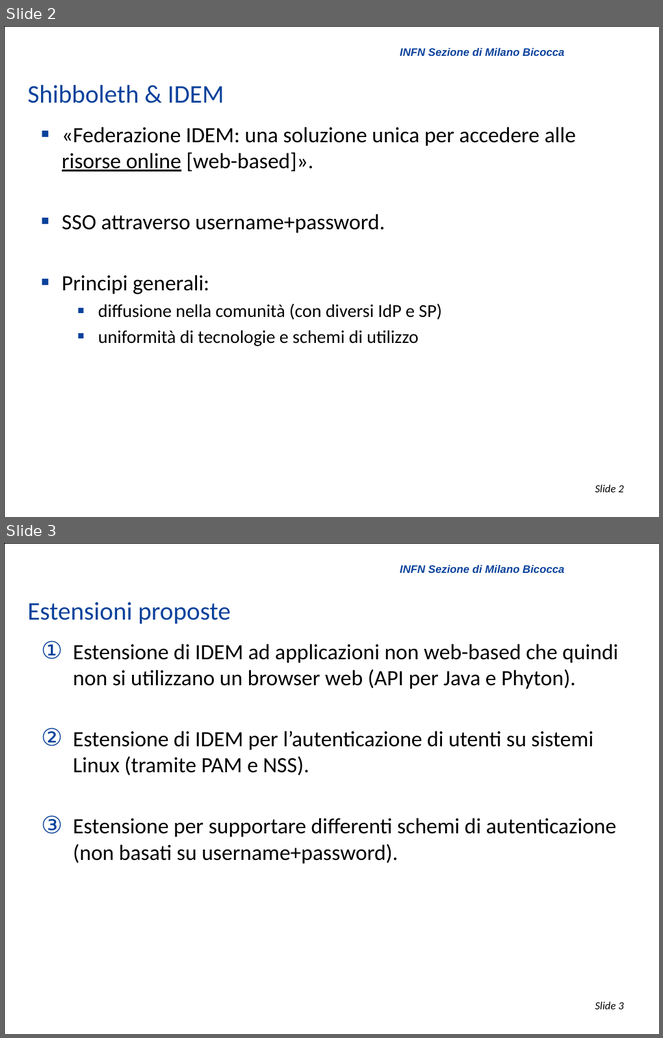
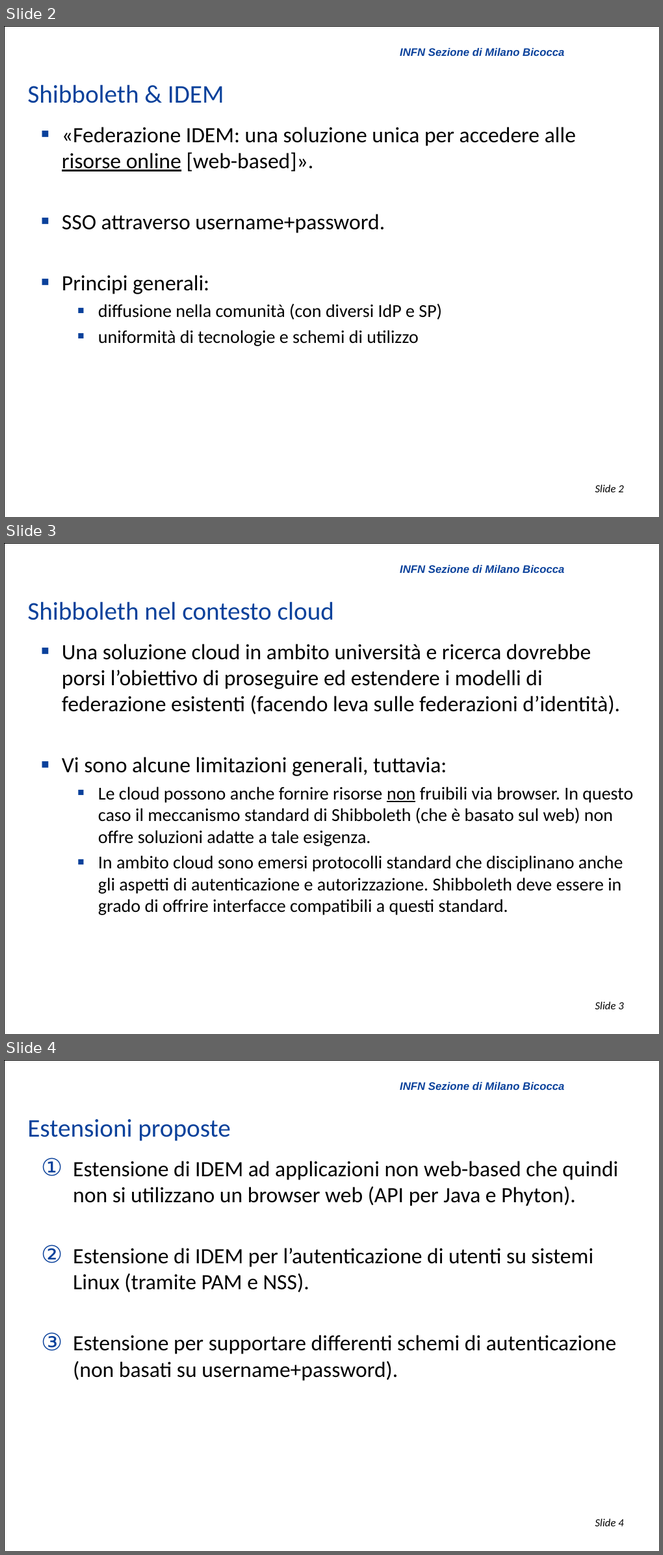
Before and after one commit to biancini/Shibboleth-Authentication, a slide deck: ShibbolethExtensions.pptx. Shown one above the other, each under a label of ours: slides 2 and 3 before the commit, slides 2, 3 and 4 after it. The pictures are 663x1038 and 663x1555 pixels, drawn with LibreOffice and Linux fonts; fonts in the diff are those of the drawing; background and template pictures are left out. Boxes give left, top, right and bottom in pixels: in the first picture for what was removed or moved away, otherwise in the second. Text is boxed around its words. In the diff, an @@ line names an element or a change of style, - is before the commit and + after.

```diff
--- a/ShibbolethExtensions.pptx
+++ b/ShibbolethExtensions.pptx
@@ slide 3 added at (4, 543, 659, 1034), background #FFFFFF; not listed: 3 template elements that a slide beside it also shows @@
@@ title added at (27, 601, 334, 620), 28 pt, text #0A419B @@
+Shibboleth nel contesto cloud
@@ text added at (62, 644, 633, 915), 20 pt, text #000000 @@
+  ■ Una soluzione cloud in ambito università e ricerca dovrebbe porsi l’obiettivo di proseguire ed estendere i modelli di federazione esistenti (facendo leva sulle federazioni d’identità).
+  ■ Vi sono alcune limitazioni generali, tuttavia:
+  ■ Le cloud possono anche fornire risorse non fruibili via browser. In questo caso il meccanismo standard di Shibboleth (che è basato sul web) non offre soluzioni adatte a tale esigenza.
+  ■ In ambito cloud sono emersi protocolli standard che disciplinano anche gli aspetti di autenticazione e autorizzazione. Shibboleth deve essere in grado di offrire interfacce compatibili a questi standard.
@@ what was slide 3 is now slide 4 @@
@@ page number at (596, 1519, 623, 1527): text changed @@
-Slide 3
+Slide 4
```
Also in this commit, not shown: 1 slide changed.
